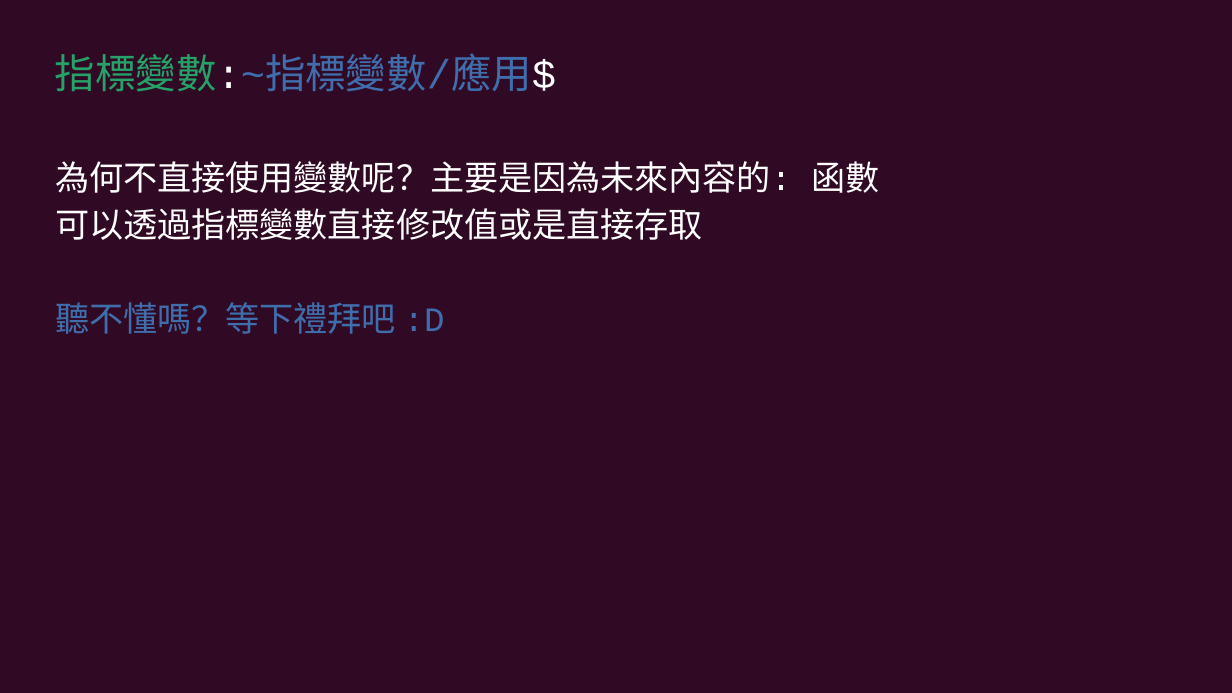
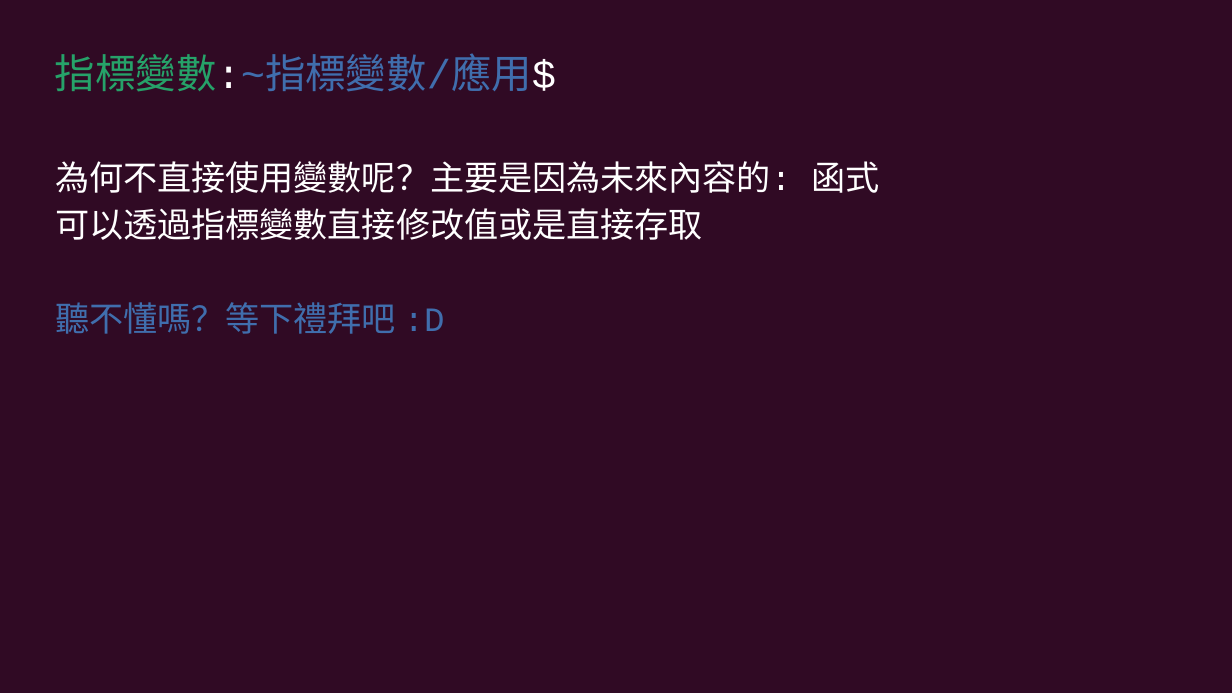
Before and after one commit to cyic-26th/presentations, a slide deck: slide 12 of 11.pointer_variable/第十一次社課簡報.odp. Drawn at 1232x693 pixels with LibreOffice and Linux fonts; fonts in the diff are those of the drawing. Boxes give left, top, right and bottom in pixels: in the first picture for what was removed or moved away, otherwise in the second. Text is boxed around its words. In the diff, an @@ line names an element or a change of style, - is before the commit and + after.

```diff
--- a/11.pointer_variable/第十一次社課簡報.odp
+++ b/11.pointer_variable/第十一次社課簡報.odp
@@ text at (55,161,880,193): text changed @@
-為何不直接使用變數呢？主要是因為未來內容的: 函數
+為何不直接使用變數呢？主要是因為未來內容的: 函式
```
Also in this commit, not shown: 1 other slide changed, 1 other file.
